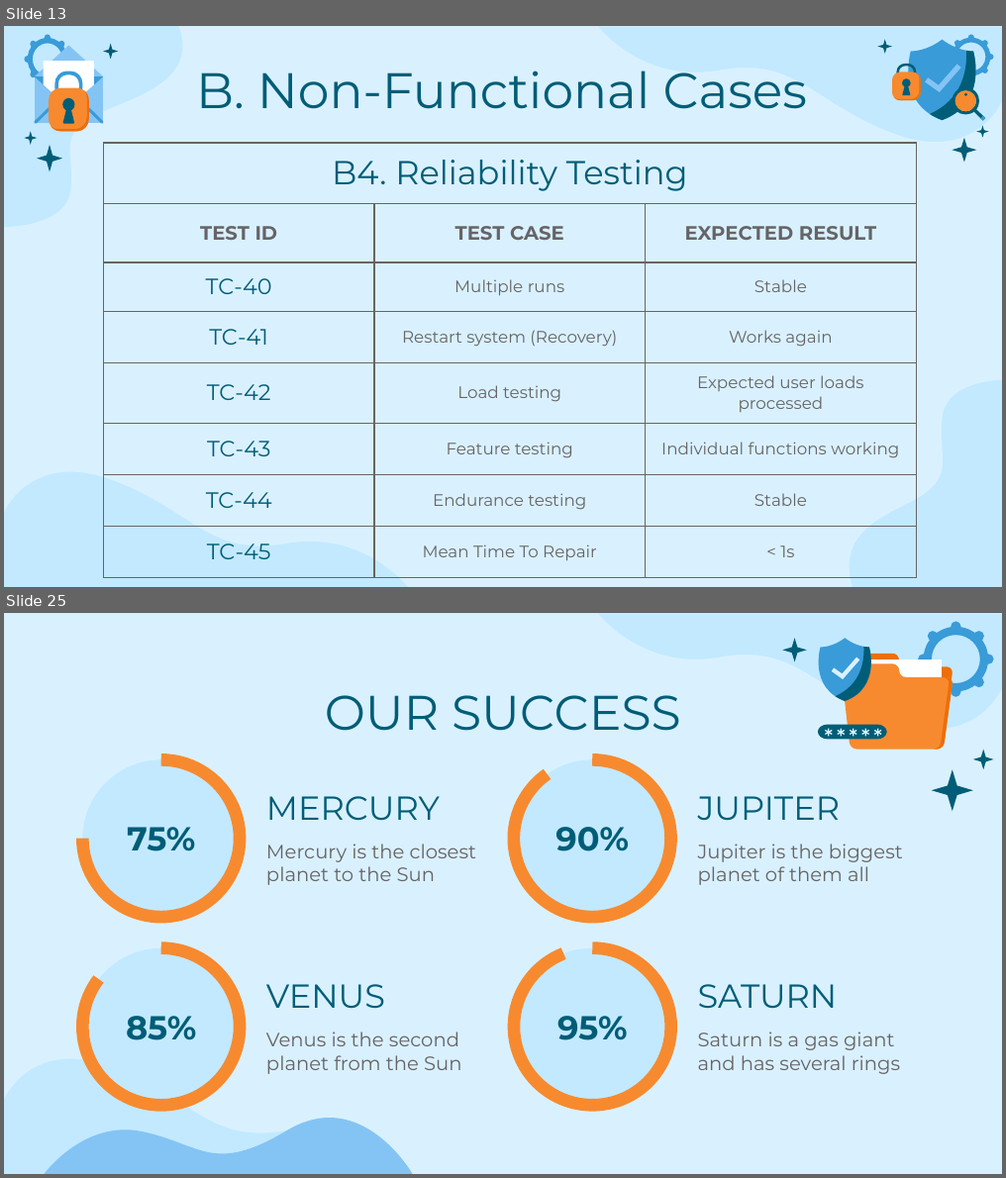
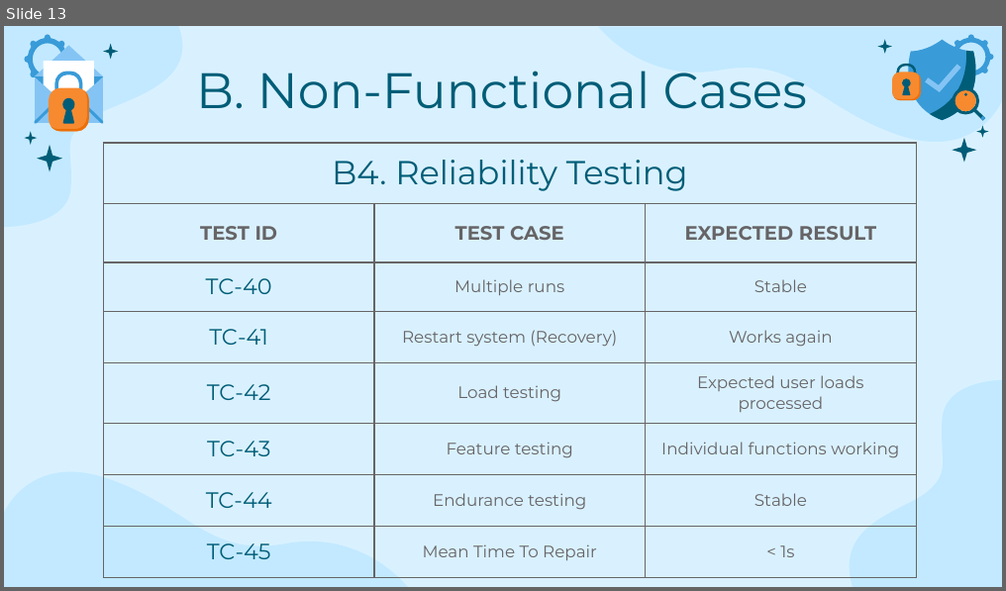
Before and after one commit to MiraPhilip12/Graduation_Project_ESLSCA, a slide deck: Milestone 5/Testing and Evaluation.pptx. Shown one above the other, each under a label of ours: slides 13 and 25 before the commit, slide 13 after it; the slides between them are not shown. The pictures are 1006x1178 and 1006x591 pixels, drawn with LibreOffice and Linux fonts; fonts in the diff are those of the drawing. Boxes give left, top, right and bottom in pixels: in the first picture for what was removed or moved away, otherwise in the second. Text is boxed around its words. In the diff, an @@ line names an element or a change of style, - is before the commit and + after.

```diff
--- a/Milestone 5/Testing and Evaluation.pptx
+++ b/Milestone 5/Testing and Evaluation.pptx
@@ slide 25 removed at [4, 613, 1002, 1174], background #D9F1FF; not listed: 2 template elements that a slide beside it also shows @@
@@ title removed at [325, 695, 681, 731] @@
-OUR SUCCESS
@@ ellipse removed at [83, 760, 240, 916] @@
@@ arc (boxed as its full ellipse) removed at [83, 760, 240, 916] @@
@@ ellipse removed at [514, 760, 670, 916] @@
@@ arc (boxed as its full ellipse) removed at [514, 760, 670, 916] @@
@@ group removed at [782, 621, 994, 812]: 18 freeform shapes @@
@@ title removed at [266, 796, 440, 820] @@
-MERCURY
@@ title removed at [698, 796, 840, 820] @@
-JUPITER
@@ title removed at [127, 827, 195, 852] @@
-75%
@@ subtitle removed at [266, 844, 476, 885] @@
-Mercury is the closest planet to the Sun
@@ title removed at [555, 827, 629, 852] @@
-90%
@@ subtitle removed at [698, 844, 903, 885] @@
-Jupiter is the biggest planet of them all
@@ ellipse removed at [83, 949, 240, 1105] @@
@@ arc (boxed as its full ellipse) removed at [83, 949, 240, 1105] @@
@@ ellipse removed at [514, 949, 670, 1105] @@
@@ arc (boxed as its full ellipse) removed at [514, 949, 670, 1105] @@
@@ title removed at [266, 984, 385, 1008] @@
-VENUS
@@ title removed at [698, 984, 838, 1008] @@
-SATURN
@@ title removed at [126, 1016, 196, 1041] @@
-85%
@@ title removed at [557, 1016, 628, 1041] @@
-95%
@@ subtitle removed at [266, 1032, 462, 1074] @@
-Venus is the second planet from the Sun
@@ subtitle removed at [698, 1032, 900, 1074] @@
-Saturn is a gas giant and has several rings
@@ freeform shape removed at [44, 1086, 413, 1174] @@
```
Also in this commit, not shown: 20 other slides removed, 2 other files.
